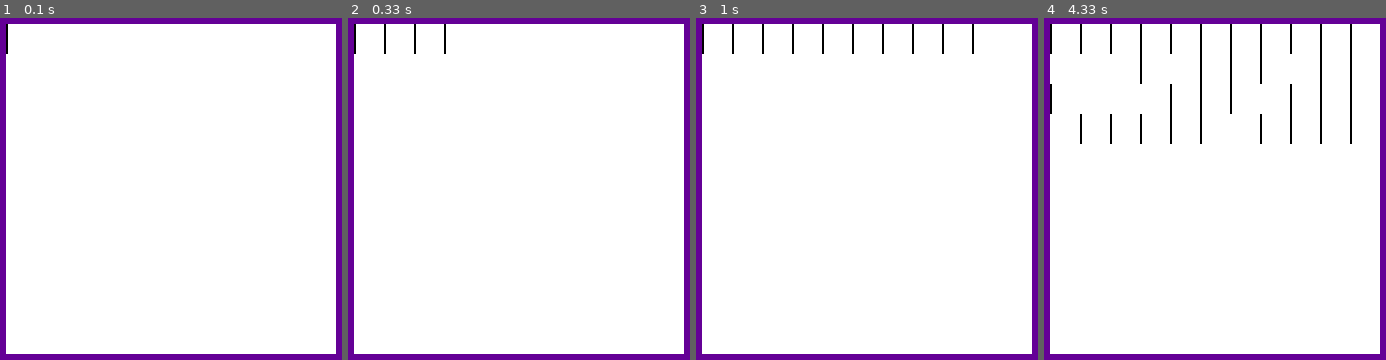
Above: before the commit, frames 1-4 (left to right).
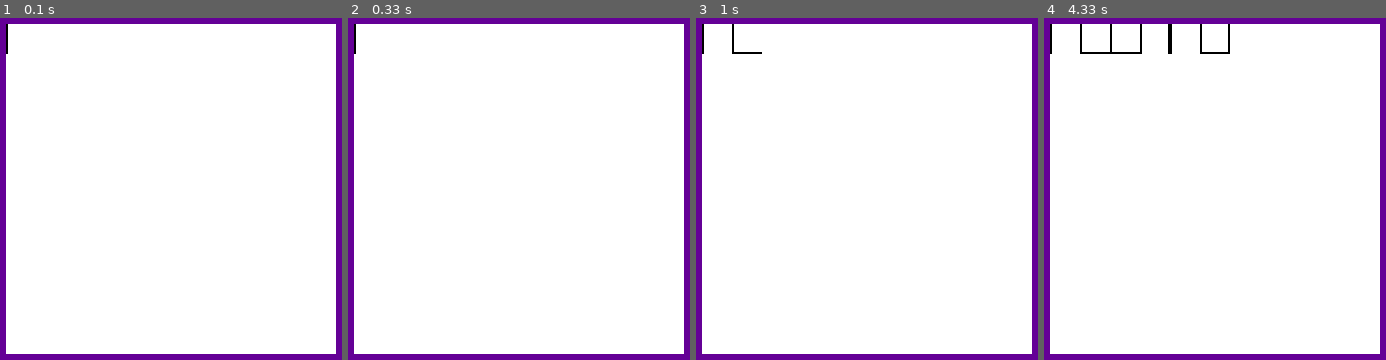
Above: after the commit, the same moments.

Repository: philip-dave/pygame-maze
Game: pygame game, started from maze.py
Same seed, same stepped clock (60 frames per second), same inputs: the game is played once before the commit and once after it.
Inputs:
- Up to frame 1 (0.1 s): no input
- Up to frame 2 (0.33 s): no input
- Up to frame 3 (1 s): no input
- Up to frame 4 (4.33 s): no input

Frame 1 is identical in both runs. In frame 2, 0.2% of the frame differs, in the area x 10-29%, y 1-11%; in frame 3, 0.5%; in frame 4, 1.6%, in the area x 1-91%, y 1-37%.

Commit message:
changing x and y and for loop (mostly)

Diff:
--- a/cell.py
+++ b/cell.py
@@ -20,15 +20,13 @@
     def draw_borders(self):
         test = ""
         if self.walls[0] == 1:
-            pygame.draw.line(self.image,BLACK,[0,0],[0,height+1],width=2)
-        # if self.walls[0] == 1:
-        #     pygame.draw.line(self.image,BLACK,[0,0],[0,height+2],width=2)
+            pygame.draw.line(self.image,BLACK,[0,0],[0,height+2],width=2)
 
-        # if self.walls[1] == 1:
-        #     pygame.draw.line(self.image,BLACK,[width-2,0],[width-2,height+2],width=2)
+        if self.walls[1] == 1:
+            pygame.draw.line(self.image,BLACK,[width-2,0],[width-2,height+2],width=2)
 
-        # if self.walls[2] == 1:
-        #     pygame.draw.line(self.image,BLACK,[0-2,0],[width,0],width=2)
+        if self.walls[2] == 1:
+            pygame.draw.line(self.image,BLACK,[0-2,0-2],[width,-2],width=2)
 
-        # if self.walls[3] == 1:
-        #     pygame.draw.line(self.image,BLACK,[0,height-2],[width,height-2],width=2)
+        if self.walls[3] == 1:
+            pygame.draw.line(self.image,BLACK,[0,height-2],[width,height-2],width=2)
--- a/create_maze.py
+++ b/create_maze.py
@@ -73,6 +73,7 @@
             if cell in self.frontier:
                 self.frontier.remove(cell)
 
+            test = self.grid[position[0]][position[1]]
             if len(self.frontier)>0:
                 position = self.frontier[randint(0,len(self.frontier)-1)]
                 neighbours = self.get_new_frontier(position)
--- a/maze.py
+++ b/maze.py
@@ -15,7 +15,7 @@
   for i in range(0,grid_size):
     row = []
     for k in range(0, grid_size):
-      cell = Cell(start_x,start_y,[i,k])
+      cell = Cell(start_x,start_y,[k,i])
       start_x+=30
       row.append(cell)
     ordered_grid.append(row)
@@ -30,7 +30,7 @@
     all_cells.update()
     all_cells.draw(screen)
     pygame.display.update()
-    sleep(0.1)
+    sleep(0.8)
 
 
 #height, width, and colour numeric values
